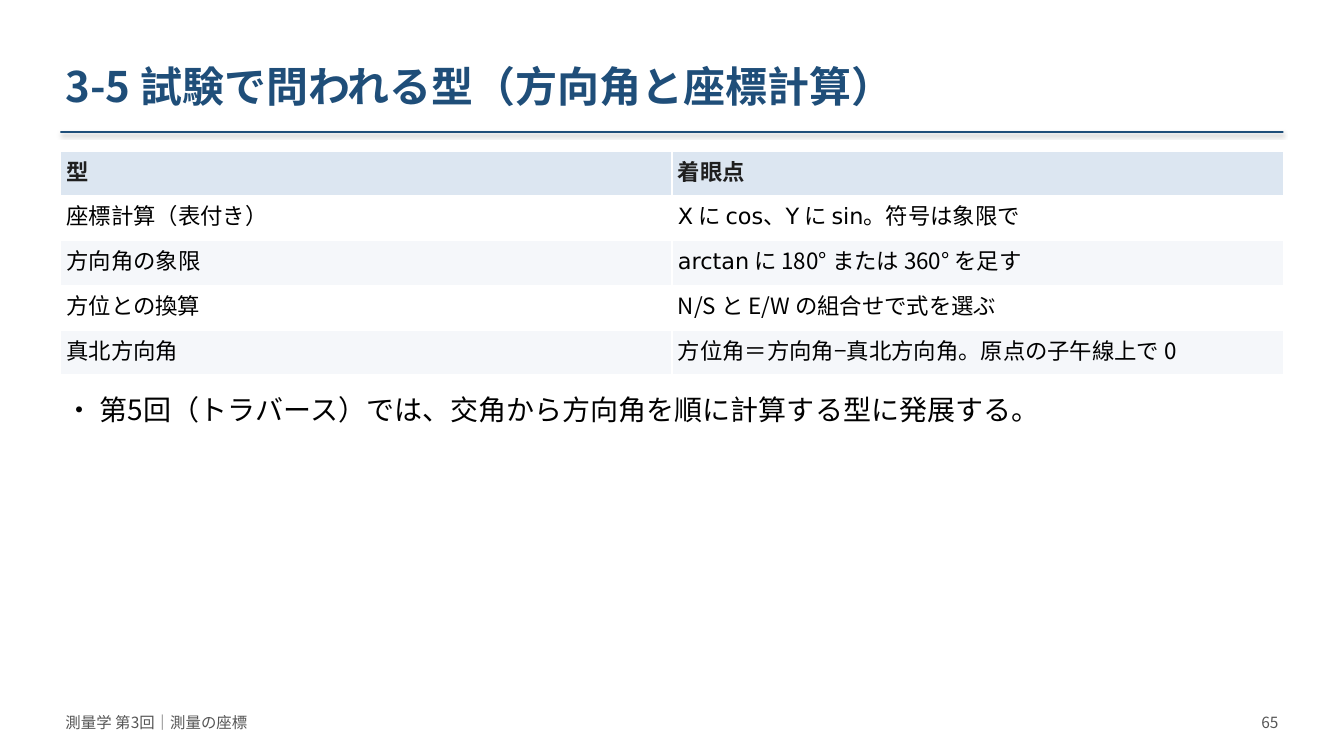
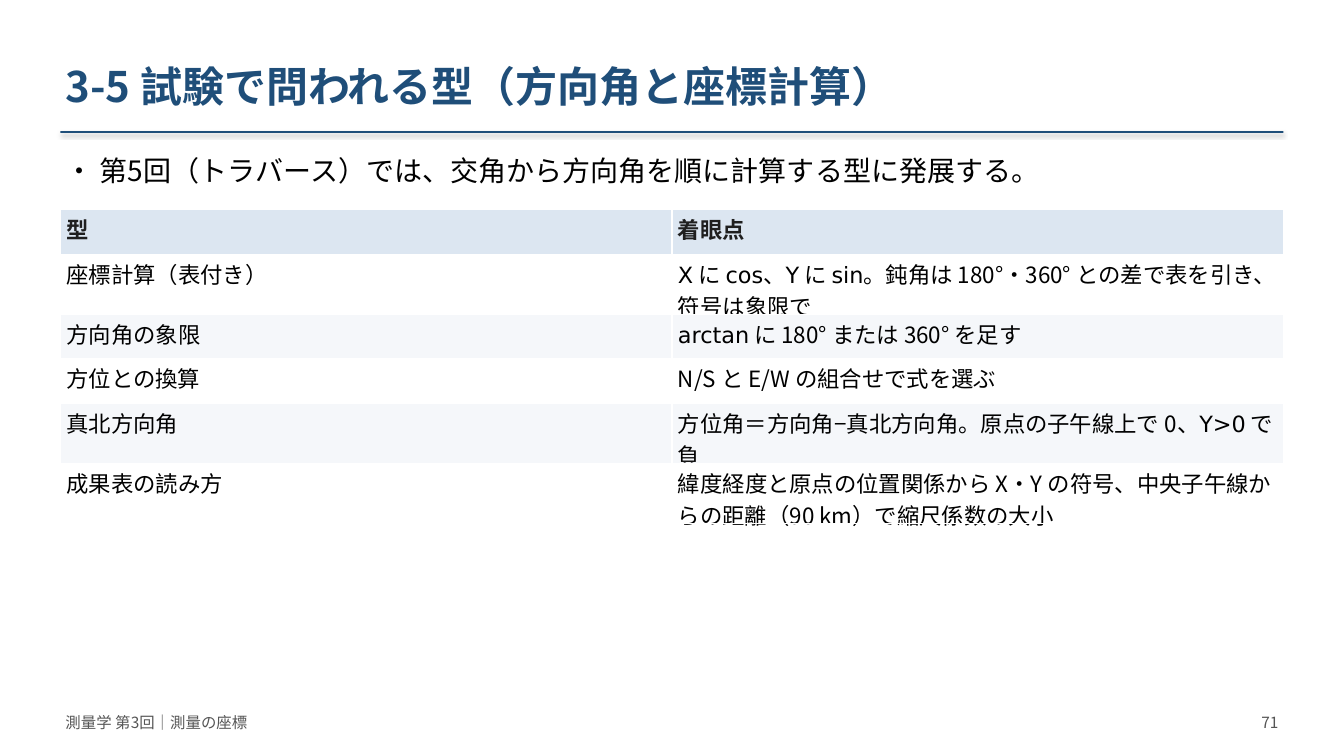
Before and after one commit to NN3210/Lecture, a slide deck: slide 71 of Surveying/materials/slides/第03回_測量の座標/slides.pptx (slide 65 before the commit). Drawn at 1344x756 pixels with LibreOffice and Linux fonts; fonts in the diff are those of the drawing. Boxes give left, top, right and bottom in pixels: in the first picture for what was removed or moved away, otherwise in the second. Text is boxed around its words. In the diff, an @@ line names an element or a change of style, - is before the commit and + after.

```diff
--- a/Surveying/materials/slides/第03回_測量の座標/slides.pptx
+++ b/Surveying/materials/slides/第03回_測量の座標/slides.pptx
@@ text "• 第5回（トラバース）では、交角から方向角を順に計算する型に発展する。": place and size @@
-text "• 第5回（トラバース）では、交角から方向角を順に計算する型に発展する。" at [100, 396, 1040, 423]
+text "• 第5回（トラバース）では、交角から方向角を順に計算する型に発展する。" at [100, 157, 1040, 184]
@@ table at [60, 210, 1285, 530] @@
-row 2, column 2: X に cos、Y に sin。符号は象限で
+row 2, column 2: X に cos、Y に sin。鈍角は 180°・360° との差で表を引き、符号は象限で
-row 5: 真北方向角 | 方位角＝方向角−真北方向角。原点の子午線上で 0
+row 5: 真北方向角 | 方位角＝方向角−真北方向角。原点の子午線上で 0、Y>0 で負
+row 6: 成果表の読み方 | 緯度経度と原点の位置関係から X・Y の符号、中央子午線からの距離（90 km）で縮尺係数の大小
@@ table: place and size @@
-table at [60, 151, 1285, 375]
+table at [60, 210, 1285, 530]
@@ text at [1261, 716, 1278, 728]: text changed @@
-65
+71
```
Also in this commit, not shown: 60 other slides changed, 6 slides added, 5 other files.
